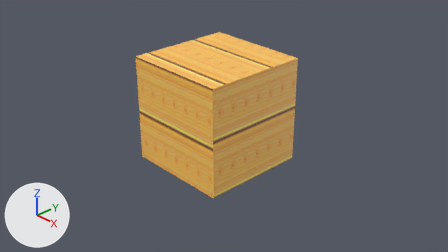
Two versions of the Blender file DirectXGame/Resources/stage_2_Cube/stage_2_Cube.blend, one commit apart.
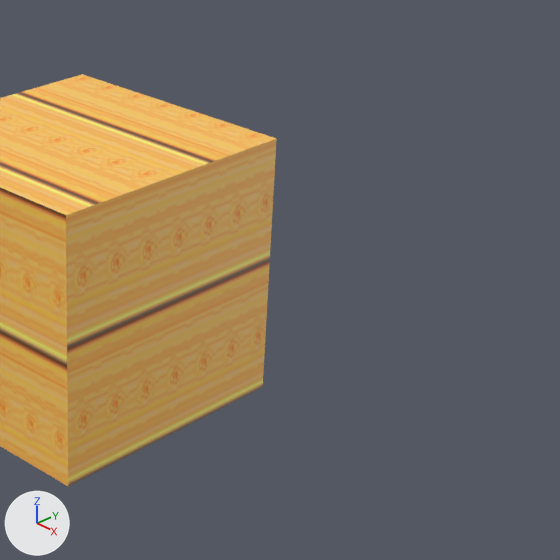
Each version appears first from the file's camera 'Camera', and next in a close-up on the part from 42% to 92% of the width and 1% to 91% of the height. Lighting does not change. The marker at lower left points along +X, +Y and +Z. The first two pictures are the older version.

The first close-up shows '立方体'.
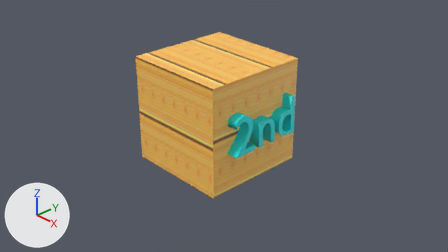
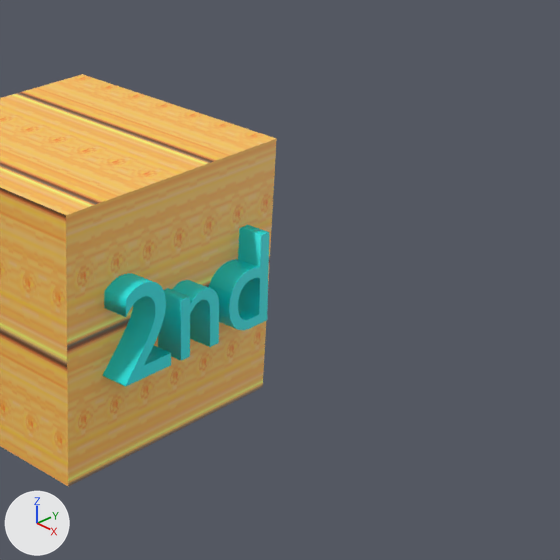
The edits, one by one:
Material 'マテリアル.001' (mat_マテリアル_001) is new.
Its base color is (0.0, 0.787, 0.802) (cyan #00e5e7).
me_立方体 is used by ob_立方体; location (-0.181, 0.0, 0.205).
me_立方体 had 8 vertices, 6 faces and spanned x -1.0..1.0, y -1.0..1.0, z -1.0..1.0.
me_立方体 now has 904 vertices, 670 faces and spans x -1.29..1.22, y -1.0..1.0, z -1.0..1.0.
me_立方体 part 1: 896 vertices added at x -1.29..1.22, y -0.68..0.74, z -0.34..0.44.
me_立方体 gains material mat_マテリアル_001 (cyan #00e5e7).

Where the change shows, as pixel boxes (x1, y1, x2, y2) in the close-ups (560 x 560 px):
part 1 of me_立方体, added (cyan)
    after: (103, 225, 269, 387)
